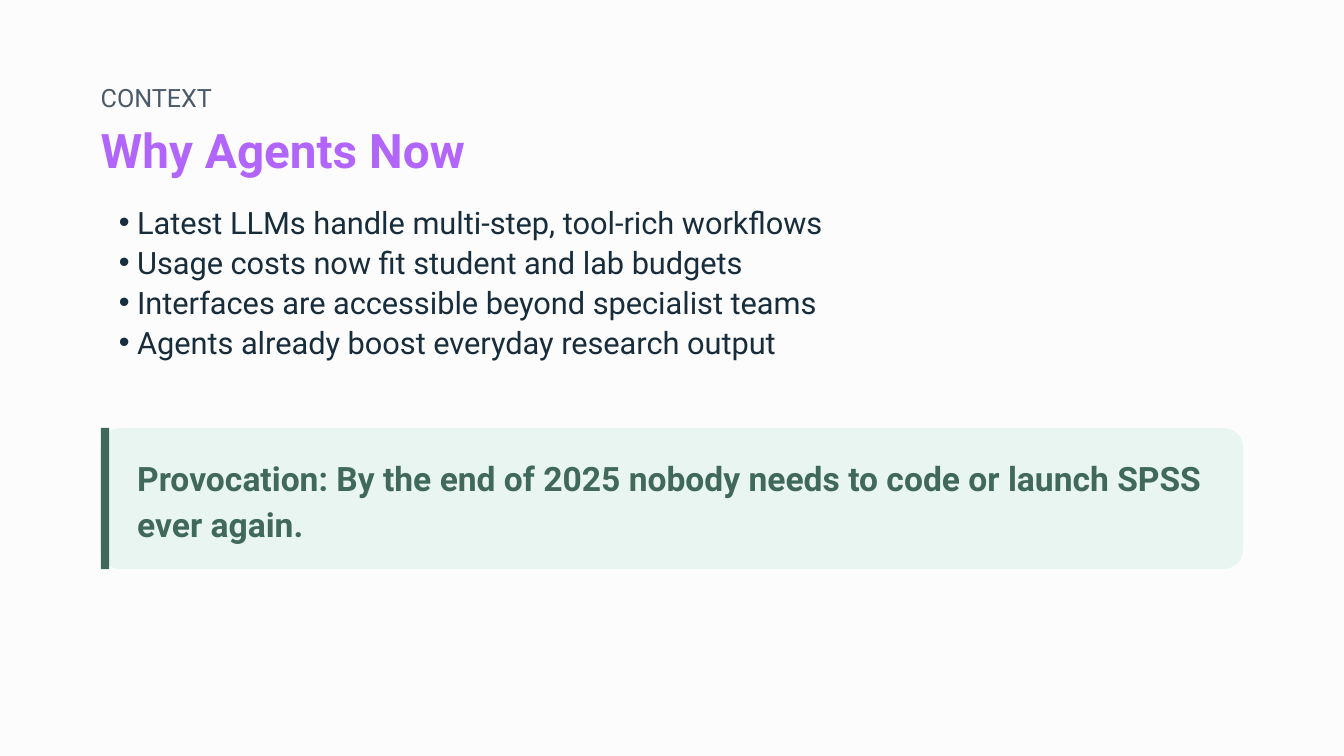
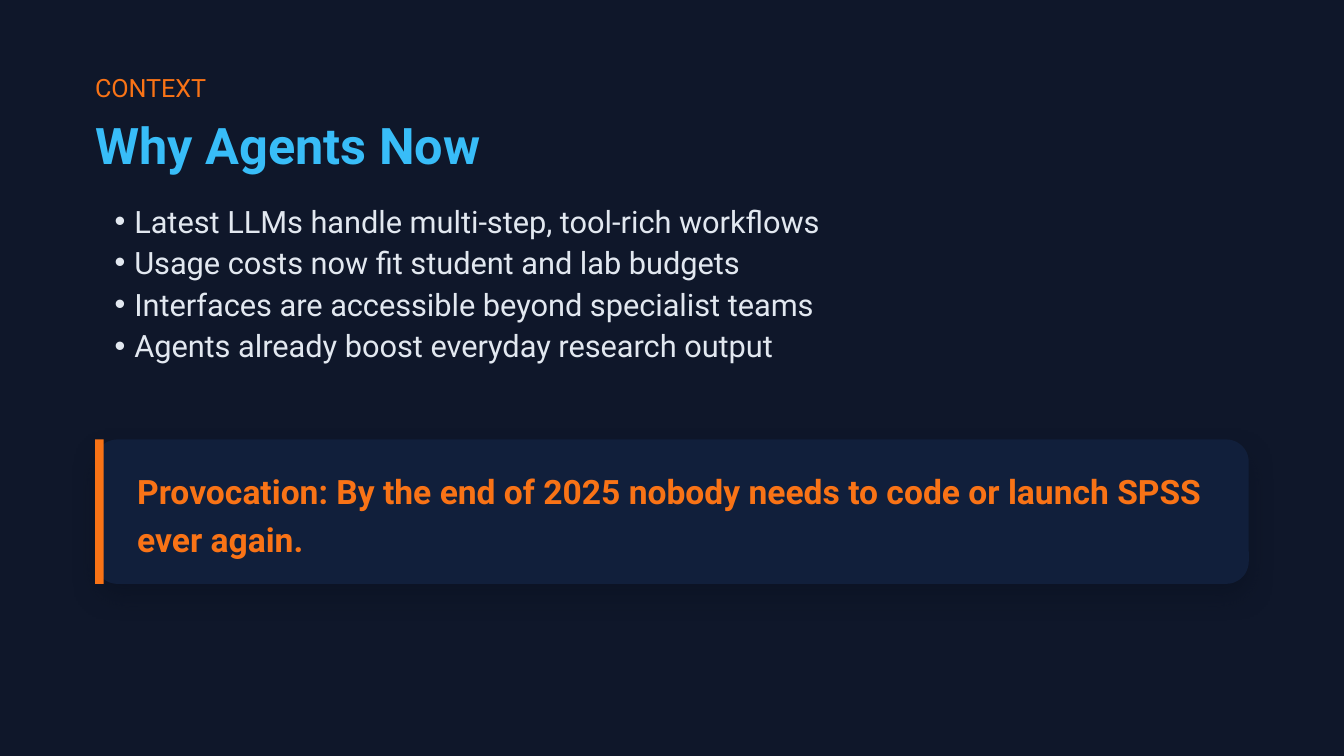
Before and after one commit to shanelindsay/agentic-r, a slide deck: slide 4 of slides-new/Agentic-AI-Agent-Talk.pptx. Drawn at 1344x756 pixels with LibreOffice and Linux fonts; fonts in the diff are those of the drawing. Boxes give left, top, right and bottom in pixels: in the first picture for what was removed or moved away, otherwise in the second. Text is boxed around its words. In the diff, an @@ line names an element or a change of style, - is before the commit and + after.

```diff
--- a/slides-new/Agentic-AI-Agent-Talk.pptx
+++ b/slides-new/Agentic-AI-Agent-Talk.pptx
@@ background #FCFCFC to #0F172A @@
@@ text "CONTEXT": place and size @@
-text "CONTEXT" at (101,89,212,107)
+text "CONTEXT" at (95,79,206,98)
@@ text "CONTEXT" at (95,79,206,98): text colour #4A5A68 to #F97316; line spacing 18.2pt to 18.9pt @@
@@ text "Why Agents Now" at (95,126,480,175): size 25.5 to 27 pt, text colour #B165FB to #38BDF8 @@
@@ text "Latest LLMs handle multi-step, tool-rich ..." at (134,209,819,364): text colour #182D3C to #E2E8F0; indent changed; line spacing 21.4pt to 22.3pt @@
@@ rounded rectangle: place and size @@
-rounded rectangle at (101,427,1243,569)
+rounded rectangle at (95,439,1249,583)
@@ rounded rectangle at (95,439,1249,583): fill #E9F5F0 to #111F3B; shadow on; proportions changed @@
@@ line moved from (105, 427) - (105, 569) to (99, 439) - (99, 585) @@
@@ line (99, 439) - (99, 585): stroke #40695B 4.5 pt to #F97316 4.5 pt @@
@@ text "Provocation: By the end of ...": place and size @@
-text "Provocation: By the end of ..." at (137,465,1201,544)
+text "Provocation: By the end of ..." at (137,478,1201,559)
@@ text "Provocation: By the end of ..." at (137,478,1201,559): text colour #40695B to #F97316; line spacing 24.3pt to 25.2pt @@
```
Also in this commit, not shown: 20 other slides changed, 1 other file.
